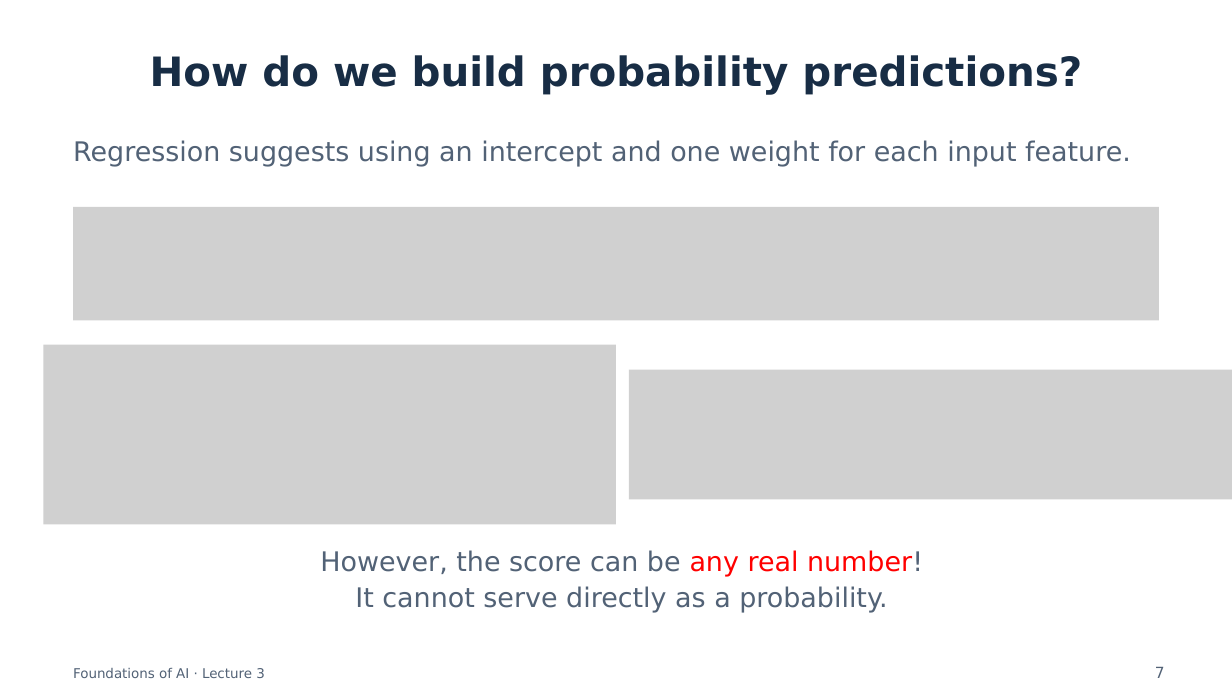
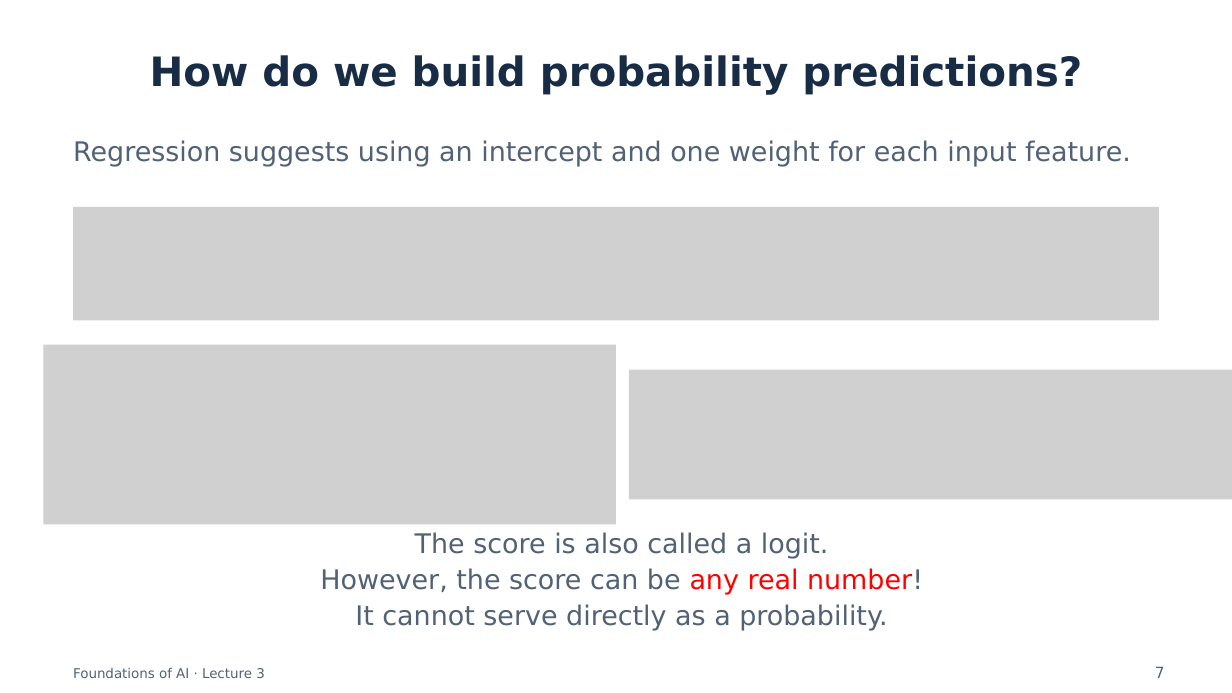
Before and after one commit to semtm0051/2026_27, a slide deck: slide 7 of Week_03/Slides/Week_03 - Slides.pptx. Drawn at 1232x693 pixels with LibreOffice and Linux fonts; fonts in the diff are those of the drawing; grey boxes stand for pictures. Boxes give left, top, right and bottom in pixels: in the first picture for what was removed or moved away, otherwise in the second. Text is boxed around its words. In the diff, an @@ line names an element or a change of style, - is before the commit and + after.

```diff
--- a/Week_03/Slides/Week_03 - Slides.pptx
+++ b/Week_03/Slides/Week_03 - Slides.pptx
@@ text at (x1=415, y1=532, x2=829, y2=558): paragraph added @@
+The score is also called a logit.
```
Also in this commit, not shown: 1 other slide changed, 2 other files.
